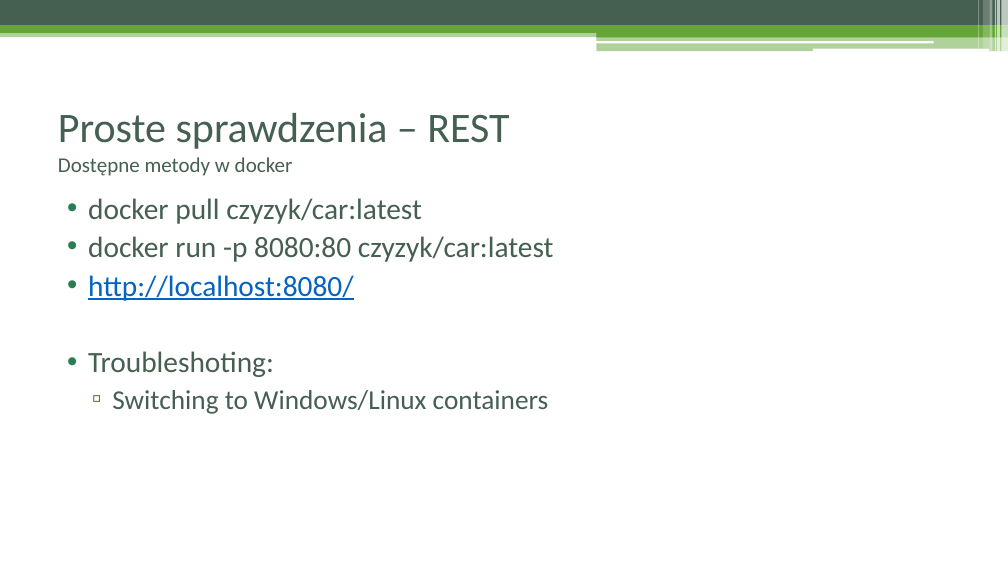
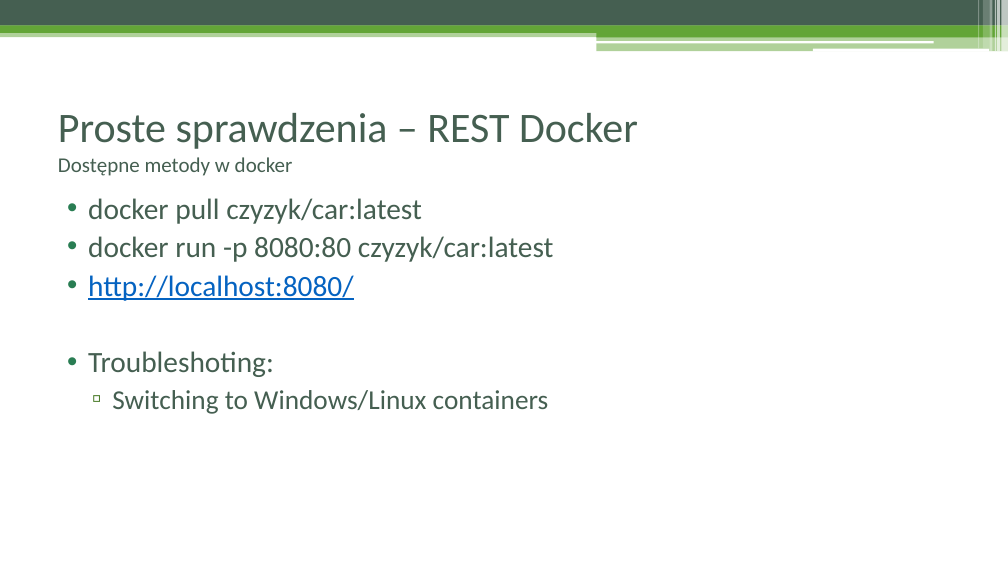
Before and after one commit to czyzyk29/SoapUI_Workshop, a slide deck: slide 23 of Warsztat_soapUI.pptx. Drawn at 1008x567 pixels with LibreOffice and Linux fonts; fonts in the diff are those of the drawing. Boxes give left, top, right and bottom in pixels: in the first picture for what was removed or moved away, otherwise in the second. Text is boxed around its words. In the diff, an @@ line names an element or a change of style, - is before the commit and + after.

```diff
--- a/Warsztat_soapUI.pptx
+++ b/Warsztat_soapUI.pptx
@@ title at bbox=[58, 113, 638, 176]: text changed @@
-Proste sprawdzenia – REST
-Dostępne metody w docker
+Proste sprawdzenia – REST Docker
+Dostępne metody w docker
```
Also in this commit, not shown: 15 other slides changed, 2 slides added, 10 other files.
